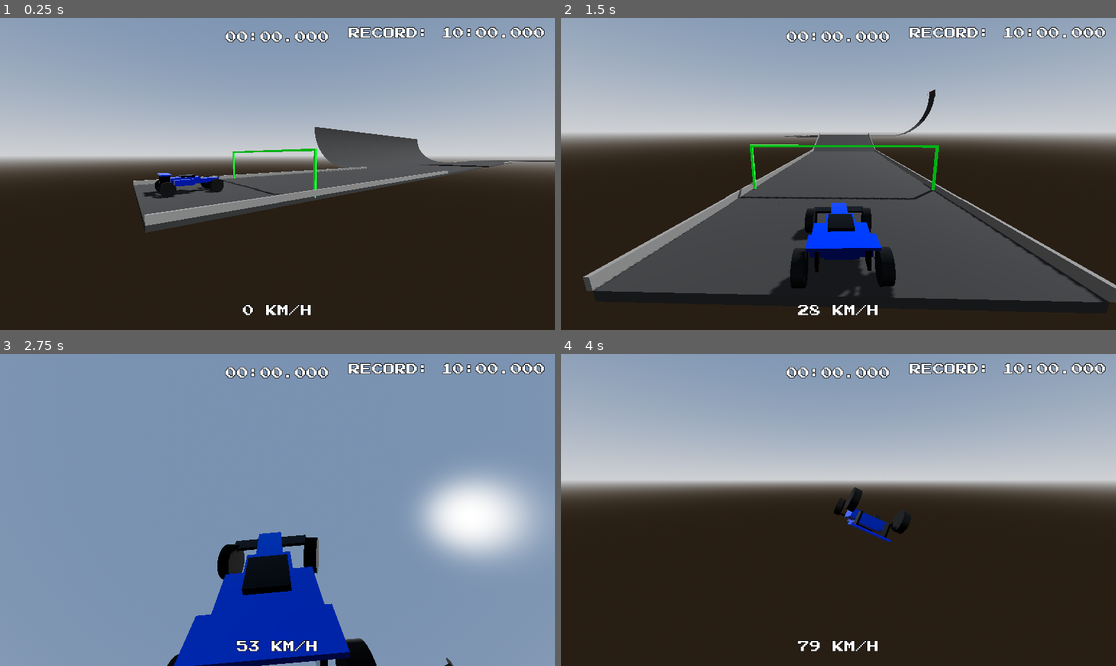
Above: before the commit, frames 1-4 (two rows, left to right).
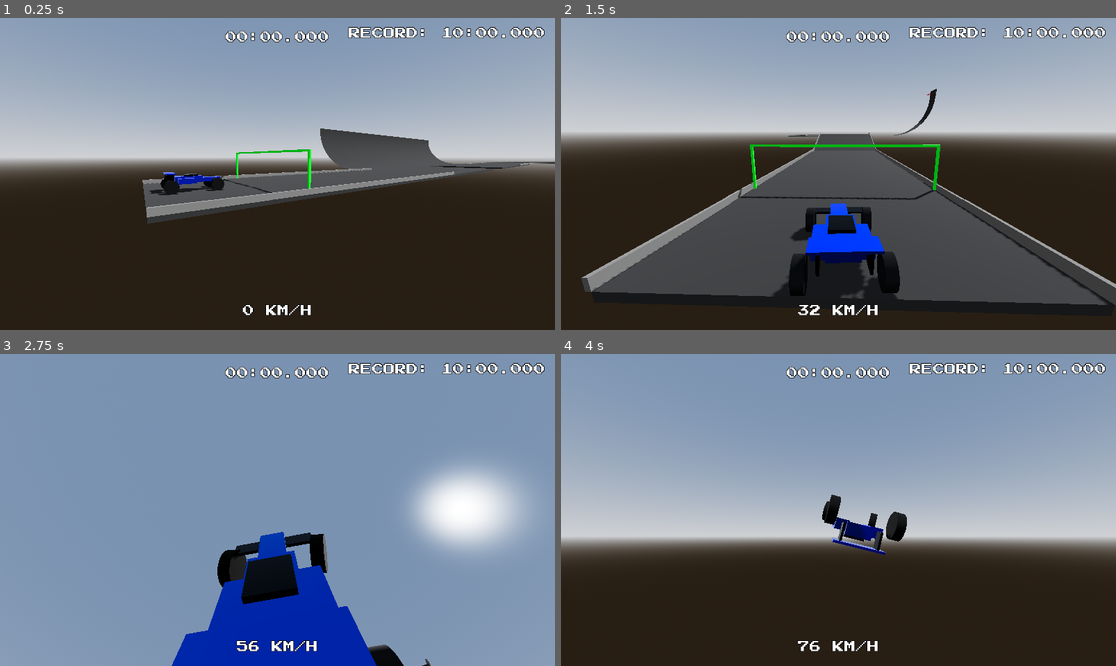
Above: after the commit, the same moments.

Repository: JosePedroDias/godot-trial-maniac
Game: Godot game, scene res://scenes/track1.tscn
Same seed, same stepped clock (60 frames per second), same inputs: the game is played once before the commit and once after it.
Inputs:
- Up to frame 1 (0.25 s): no input
- Up to frame 2 (1.5 s): hold Right (ui_right) 0.53-1.28 s; tap 2 (next_track) at 0.6 s; tap Space at 0.77 s; hold Down (ui_down) from 1.28 s (still down); tap K at 1.35 s
- Up to frame 3 (2.75 s): tap Space at 1.52 s; release Down (ui_down) at 2.03 s; hold Right (ui_right) from 2.03 s (still down); hold J from 2.03 s (still down)
- Up to frame 4 (4 s): release Right (ui_right) at 2.78 s; release J at 2.78 s; hold Up (ui_up) 2.78-3.53 s; tap Shift at 2.85 s; tap Space at 3.02, 3.77 s; hold Left (ui_left) from 3.53 s (still down); tap Ctrl at 3.6 s

The runs differ from the first frame. In frame 1, 4.0% of the frame differs, in the area x 18-100%, y 34-69%; in frame 2, 2.2%; in frame 3, 5.3%; in frame 4, 43%, in the area x 0-100%, y 18-96%.

Commit message:
120fps physics and speed capped to 150 km/h

Diff:
--- a/project.godot
+++ b/project.godot
@@ -68,6 +68,7 @@
 
 [physics]
 
+common/physics_ticks_per_second=120
 3d/physics_engine="Jolt Physics"
 
 [rendering]
--- a/scripts/car_controller.gd
+++ b/scripts/car_controller.gd
@@ -8,7 +8,7 @@
 
 @export_group("Engine")
 @export var engine_power: float = 18000.0
-@export var max_speed: float = 120.0
+@export var max_speed: float = 150.0
 @export var booster_force: float = 20000.0
 @export var downforce: float = 10000.0
 
@@ -161,6 +161,12 @@
 	if gm:
 		gm.speed_updated.emit(speed_kmh) # Convert m/s to km/h
 
+	# Speed Cap: Strict clamp to 150 km/h (41.66 m/s)
+	if speed_kmh > max_speed:
+		linear_velocity = linear_velocity.normalized() * (max_speed / 3.6)
+		speed_cur = linear_velocity.length()
+		speed_kmh = max_speed
+
 	if engine_player and sfx_enabled:
 		_update_engine_audio(delta, speed_kmh)
 
@@ -305,7 +311,7 @@
 				var forward_dir = wheel_basis.z
 				var right_dir = wheel_basis.x
 
-				if abs(engine_input) > 0.05 and !is_braking:
+				if abs(engine_input) > 0.05 and !is_braking and speed_kmh < max_speed:
 					# engine_input > 0 is forward, < 0 is reverse/brake.
 					# Allow engine power if we are pushing in the same direction we're moving,
 					# OR if we are nearly stopped (allowing us to start moving).
